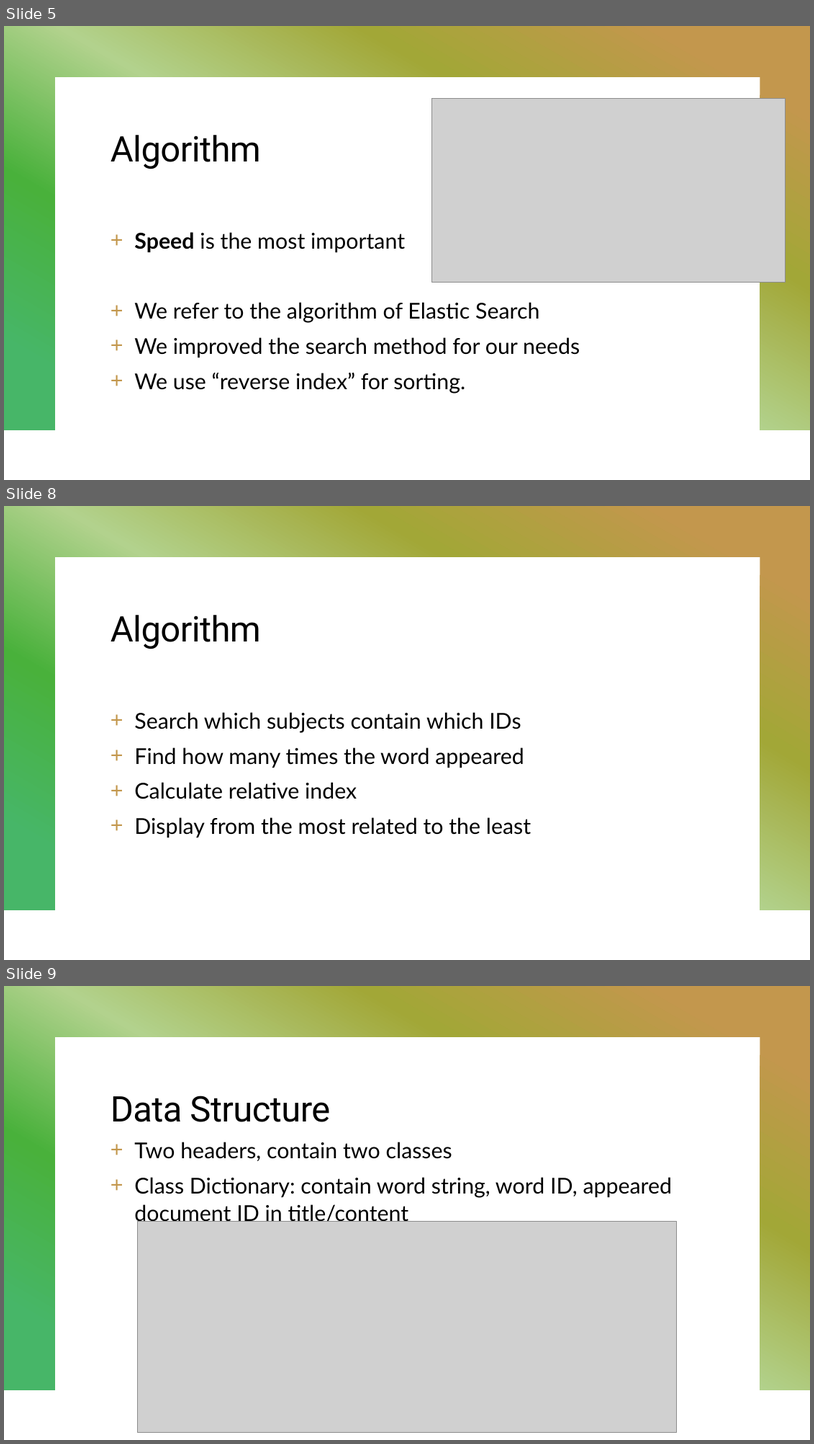
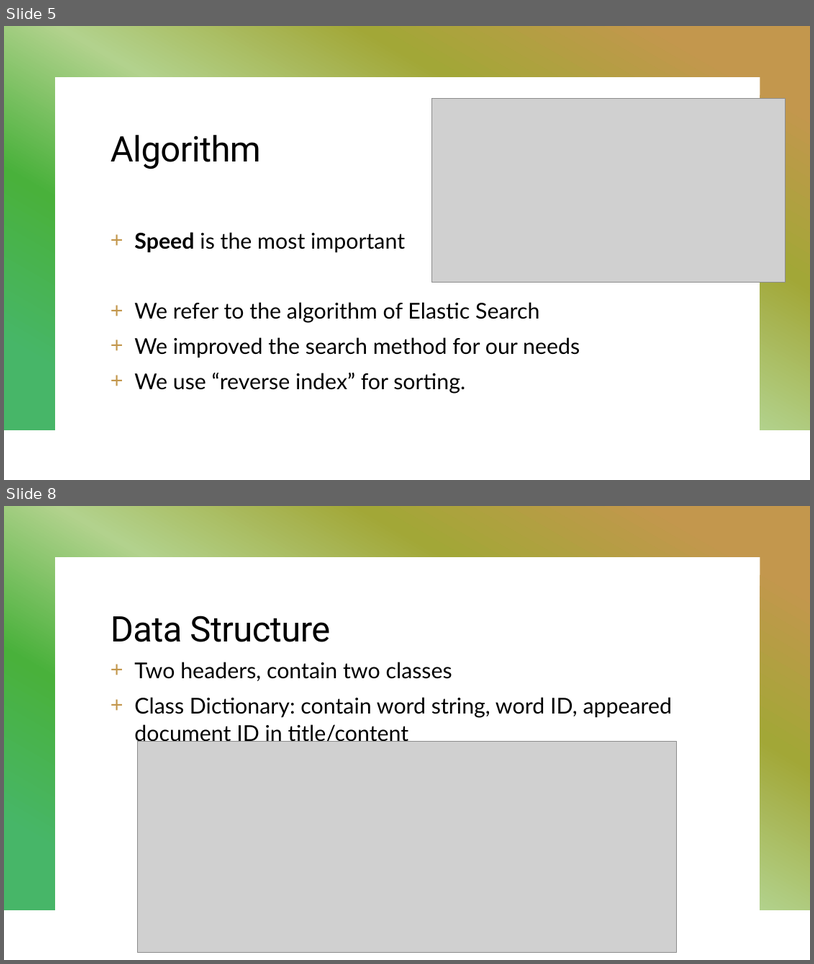
Before and after one commit to guomaimang/Moon-Spork, a slide deck: Report and Presentation/Presentation Powerpoint.pptx. Shown one above the other, each under a label of ours: slides 5, 8 and 9 before the commit, slides 5 and 8 after it; the slides between them are not shown. The pictures are 814x1444 and 814x964 pixels, drawn with LibreOffice and Linux fonts; fonts in the diff are those of the drawing; grey boxes stand for pictures. Boxes give left, top, right and bottom in pixels: in the first picture for what was removed or moved away, otherwise in the second. Text is boxed around its words. In the diff, an @@ line names an element or a change of style, - is before the commit and + after.

```diff
--- a/Report and Presentation/Presentation Powerpoint.pptx
+++ b/Report and Presentation/Presentation Powerpoint.pptx
@@ slide 8 removed at <box>4,506,810,960</box>, background #FFFFFF; not listed: 1 template element that a slide beside it also shows @@
@@ title removed at <box>111,615,261,649</box> @@
-Algorithm
@@ text removed at <box>134,712,531,838</box> @@
-+ Search which subjects contain which IDs
-+ Find how many times the word appeared
-+ Calculate relative index
-+ Display from the most related to the least
@@ what was slide 9 is now slide 8 @@
```
Also in this commit, not shown: 2 slides changed, 1 slide added, 1 other slide removed, 2 other files.
